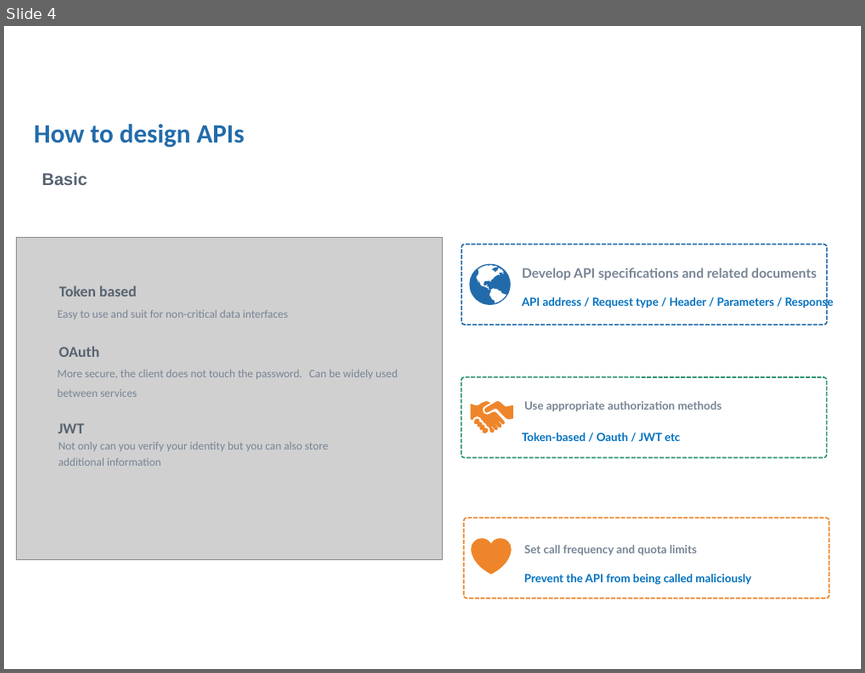
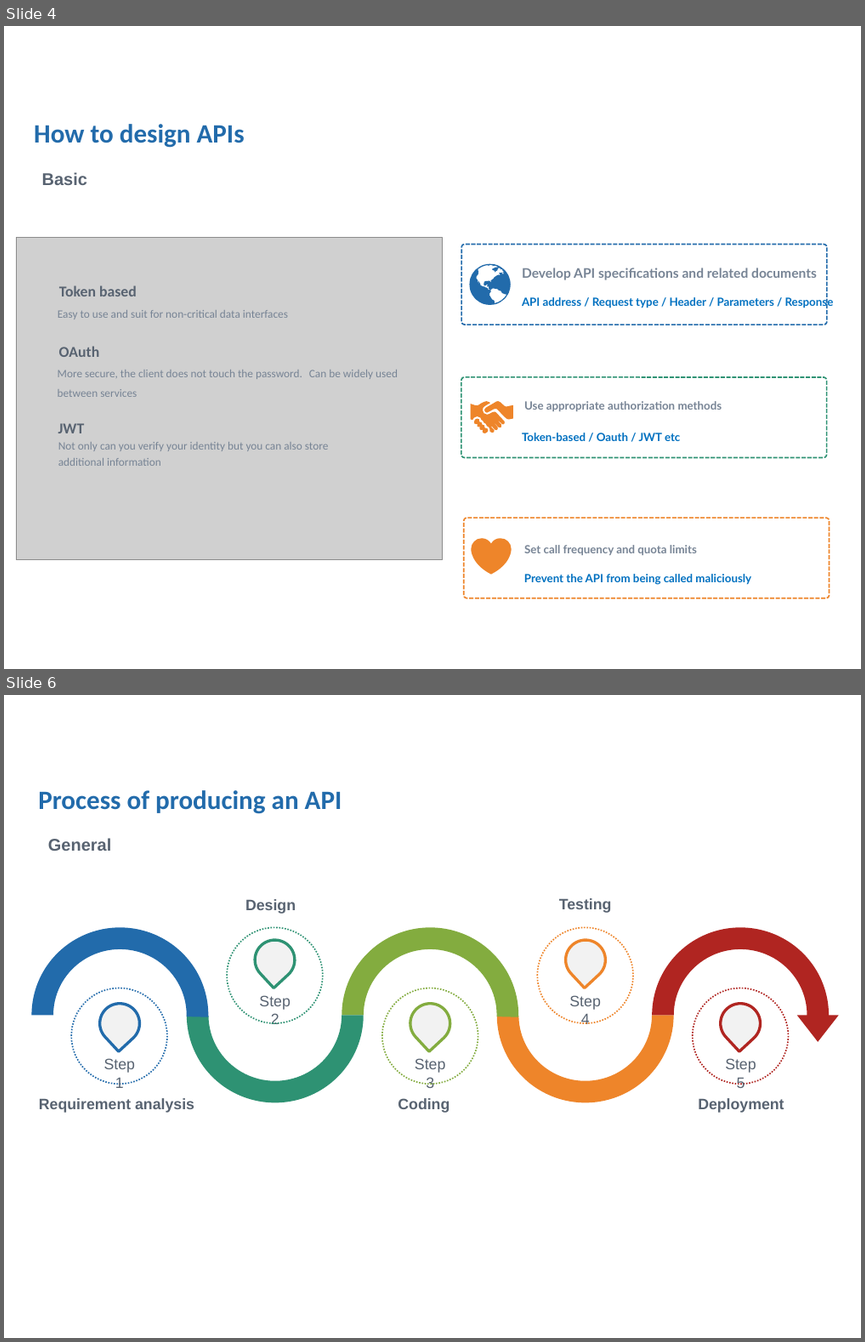
Before and after one commit to lwg524961040/apitest, a slide deck: sharing.pptx. Shown one above the other, each under a label of ours: slide 4 before the commit, slides 4 and 6 after it; the slides between them are not shown. The pictures are 865x673 and 865x1342 pixels, drawn with LibreOffice and Linux fonts; fonts in the diff are those of the drawing; grey boxes stand for pictures; background and template pictures are left out. Boxes give left, top, right and bottom in pixels: in the first picture for what was removed or moved away, otherwise in the second. Text is boxed around its words. In the diff, an @@ line names an element or a change of style, - is before the commit and + after.

```diff
--- a/sharing.pptx
+++ b/sharing.pptx
@@ slide 6 added at (4, 695, 861, 1338), background picture (left out) @@
@@ text added at (38, 790, 342, 814), 28 pt, text #226BAB, bold @@
+Process of producing an API
@@ text added at (48, 838, 111, 851), 18 pt, text #586371, bold @@
+General
@@ text added at (559, 898, 612, 913), 16 pt, text #586371, bold @@
+Testing
@@ text added at (245, 899, 296, 913), 16 pt, text #586371, bold @@
+Design
@@ freeform shape added at (227, 928, 323, 1023), outline #2E9273 1.5 pt dashed @@
@@ teardrop added at (247, 931, 302, 987), fill #F2F2F2, outline #2E9273 3 pt @@
@@ freeform shape added at (537, 928, 633, 1023), outline #EE852A 1.5 pt dashed @@
@@ teardrop added at (557, 931, 613, 987), fill #F2F2F2, outline #EE852A 3 pt @@
@@ freeform shape added at (71, 988, 167, 1084), outline #226BAB 1.5 pt dashed @@
@@ teardrop added at (92, 995, 148, 1050), fill #F2F2F2, outline #226BAB 3 pt @@
@@ text added at (259, 995, 290, 1024), 16 pt, text #586371 @@
+Step 2
@@ freeform shape added at (382, 988, 478, 1084), outline #83AC3F 1.5 pt dashed @@
@@ teardrop added at (402, 995, 458, 1050), fill #F2F2F2, outline #83AC3F 3 pt @@
@@ text added at (569, 995, 600, 1024), 16 pt, text #586371 @@
+Step 4
@@ freeform shape added at (692, 988, 788, 1084), outline #B02521 1.5 pt dashed @@
@@ teardrop added at (712, 995, 767, 1050), fill #F2F2F2, outline #B02521 3 pt @@
@@ group added at (32, 928, 839, 1102): 5 arch (boxed as its full ring)s, 1 triangle @@
@@ text added at (104, 1058, 135, 1088), 16 pt, text #586371 @@
+Step 1
@@ text added at (415, 1058, 445, 1088), 16 pt, text #586371 @@
+Step 3
@@ text added at (725, 1058, 755, 1088), 16 pt, text #586371 @@
+Step 5
@@ text added at (39, 1098, 194, 1112), 16 pt, text #586371, bold @@
+Requirement analysis
@@ text added at (398, 1098, 449, 1112), 16 pt, text #586371, bold @@
+Coding
@@ text added at (698, 1098, 783, 1112), 16 pt, text #586371, bold @@
+Deployment
```
Also in this commit, not shown: 1 other slide added.
